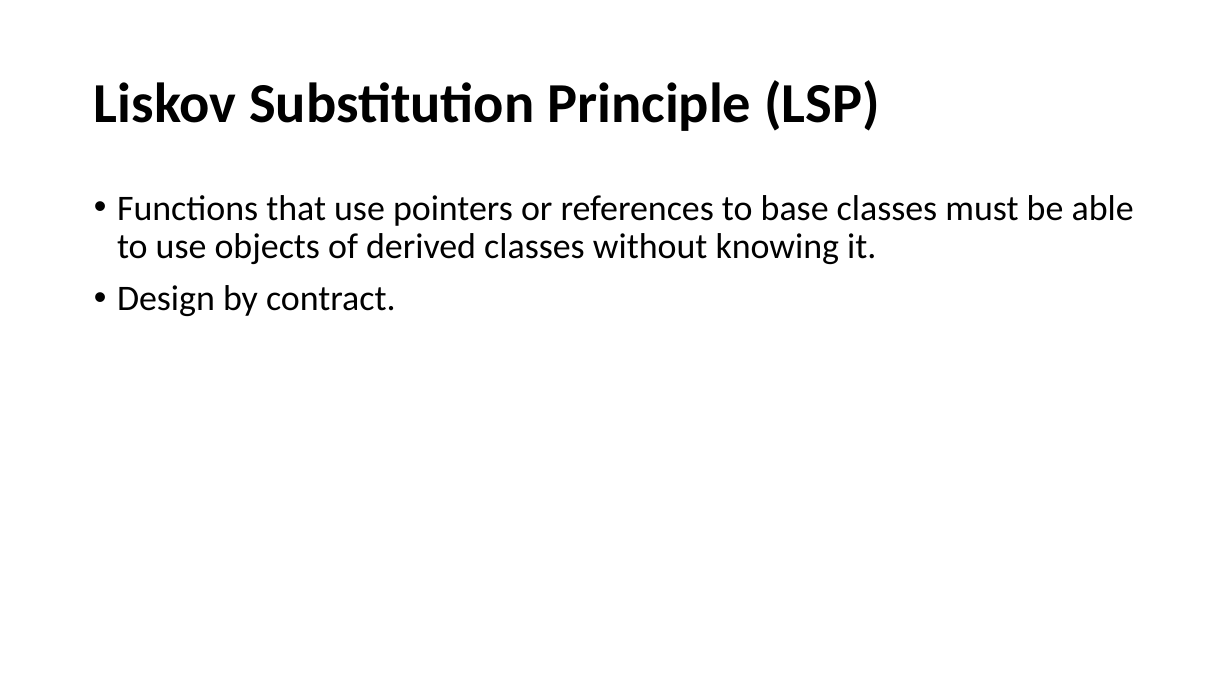
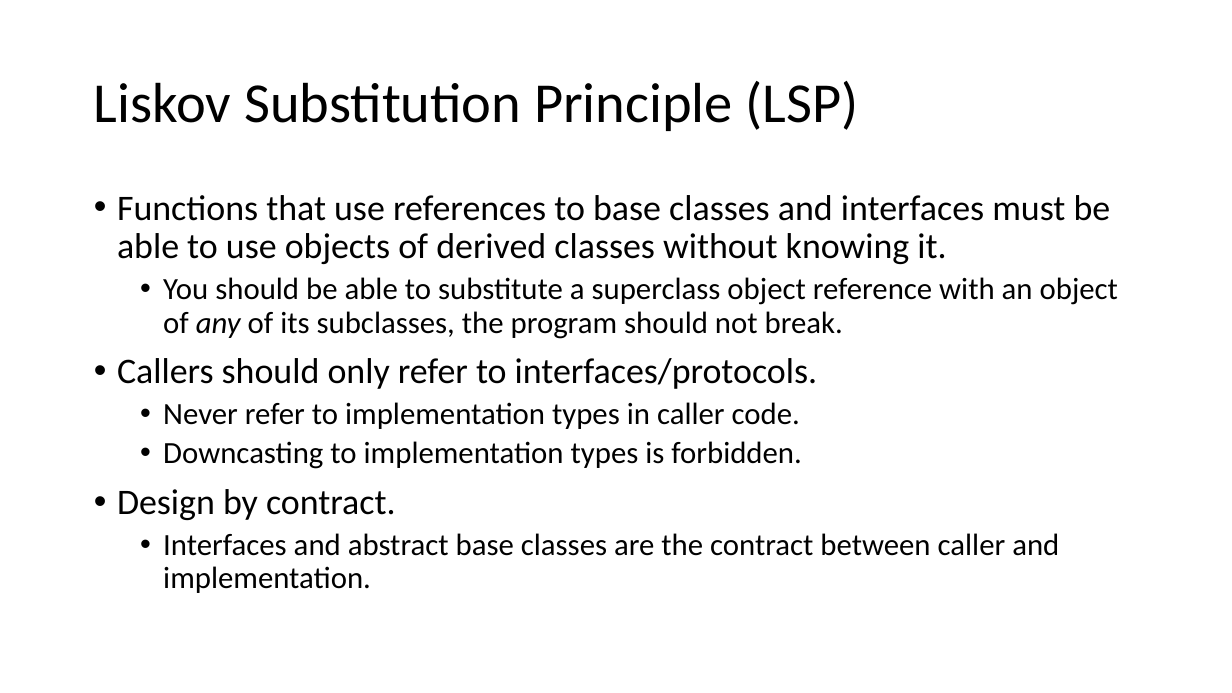
Before and after one commit to cebartling/test-driven, a slide deck: slide 7 of presentations/SOLID Design Principles.pptx (slide 5 before the commit). Drawn at 1232x693 pixels with LibreOffice and Linux fonts; fonts in the diff are those of the drawing. Boxes give left, top, right and bottom in pixels: in the first picture for what was removed or moved away, otherwise in the second. Text is boxed around its words. In the diff, an @@ line names an element or a change of style, - is before the commit and + after.

Commit message:
Code smells and SOLID Design Principles presentations final cut

```diff
--- a/presentations/SOLID Design Principles.pptx
+++ b/presentations/SOLID Design Principles.pptx
@@ title "Liskov Substitution Principle (LSP)" at [94,81,859,131]: bold off @@
@@ text at [117,195,1118,469]: text changed; size 28 to 24 pt @@
-• Functions that use pointers or references to base classes must be able to use objects of derived classes without knowing it.
+• Functions that use references to base classes and interfaces must be able to use objects of derived classes without knowing it.
+  • You should be able to substitute a superclass object reference with an object of any of its subclasses, the program should not break.
+• Callers should only refer to interfaces/protocols.
+  • Never refer to implementation types in caller code.
+  • Downcasting to implementation types is forbidden.
@@ text at [163,533,1059,593]: paragraph added @@
+  • Interfaces and abstract base classes are the contract between caller and implementation.
```
Also in this commit, not shown: 5 other slides changed, 5 slides added, 1 slide removed, 1 other file.
